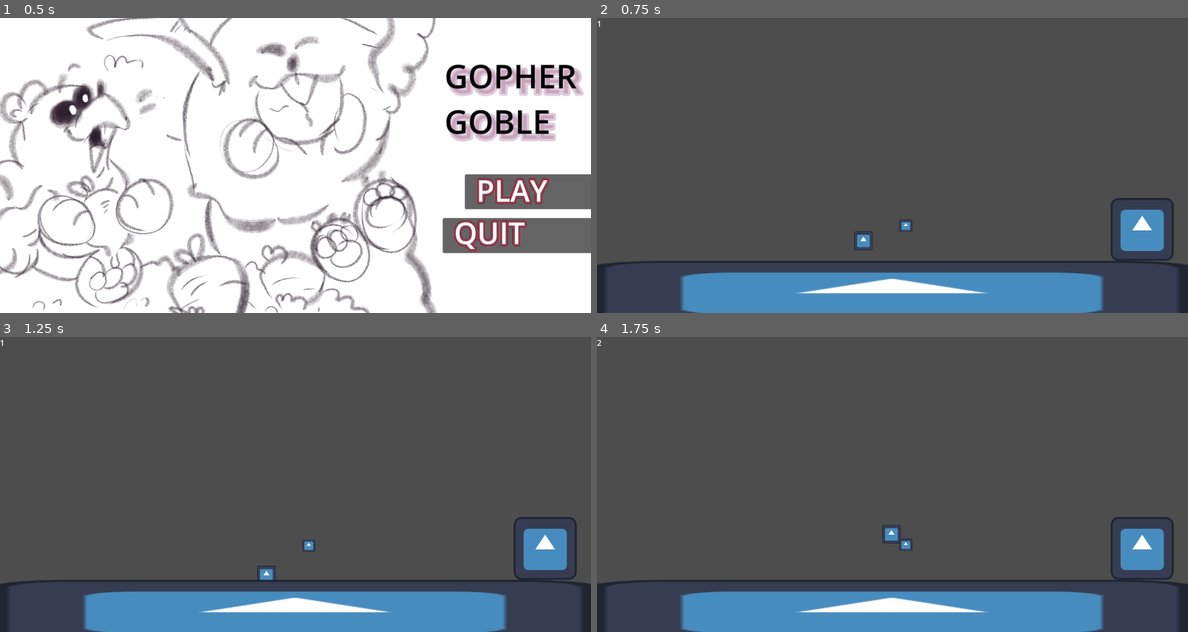
Above: before the commit, frames 1-4 (two rows, left to right).
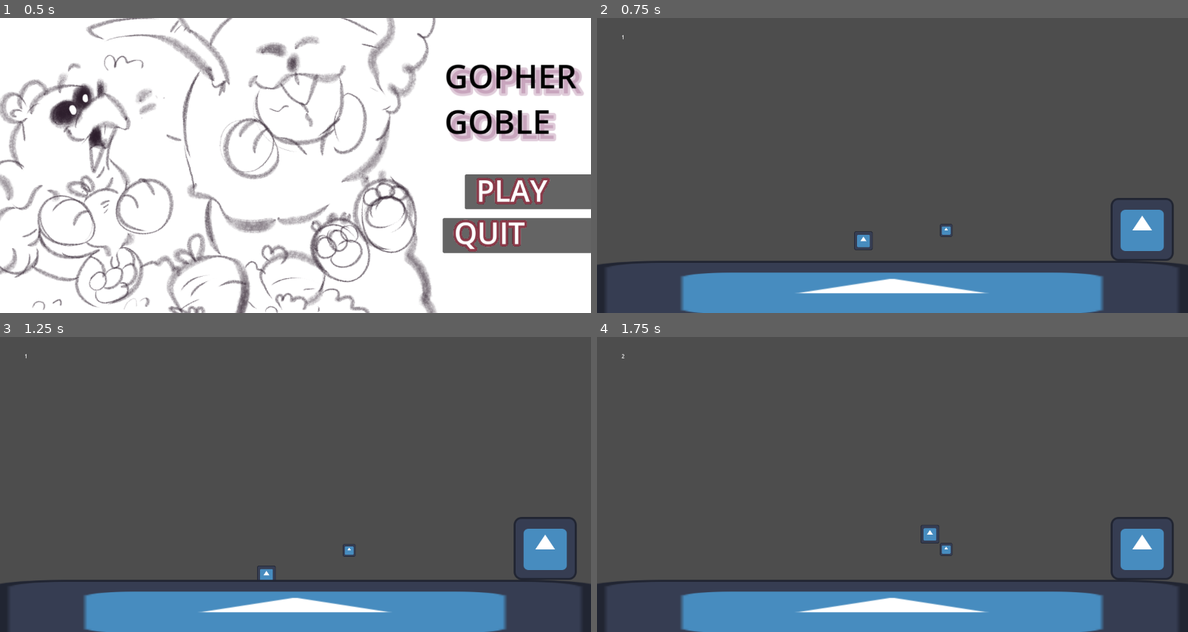
Above: after the commit, the same moments.

Repository: Kapioga/Gopher-Goble
Game: Godot game, scene res://Scenes/start_screen.tscn
Two runs of this game, one before a commit and one after it. Both use one fixed random seed, a clock stepped at 60 frames per second and the inputs below. The engine's default icon, where the game draws it, is replaced by a stand-in: a white triangle on a blue panel in a dark square.
Inputs (mouse positions are in pixels of both pictures, inside the frame that each line leads up to):
- Up to frame 1 (0.5 s): no input
- Up to frame 2 (0.75 s): click "PLAY" at 0.5 s
- Up to frame 3 (1.25 s): no input
- Up to frame 4 (1.75 s): tap Enter (ui_accept) at 1.25, 1.52 s; move the mouse to (1022, 469) at 1.27 s; hold Right (Right) from 1.28 s (still down)

Frame 1 is identical in both runs. In frame 2, 0.1% of the frame differs, in the area x 0-61%, y 1-75%; in frame 3, 0.1%; in frame 4, 0.4%.

Commit message:
Fixed Animation Veggie issue

Diff:
--- a/Scenes/Game_Main.tscn
+++ b/Scenes/Game_Main.tscn
@@ -19,23 +19,28 @@
 [node name="Platform" parent="." instance=ExtResource("3_rcexr")]
 position = Vector2(599, 558)
 
+[node name="Gopher" parent="." instance=ExtResource("4_nnyj8")]
+position = Vector2(1107, 430)
+
+[node name="TempBorders" parent="." instance=ExtResource("5_prq3j")]
+visible = false
+
+[node name="ScoreLabel" type="Label" parent="."]
+offset_right = 107.0
+offset_bottom = 78.0
+size_flags_horizontal = 4
+theme_override_font_sizes/font_size = 10
+horizontal_alignment = 1
+vertical_alignment = 1
+
 [node name="Veggie" parent="." instance=ExtResource("3_1isrd")]
-position = Vector2(627, 429)
+position = Vector2(709, 438)
 
 [node name="ScoreDetect" type="Area2D" parent="Veggie"]
+position = Vector2(0, 1)
 
 [node name="CollisionShape2D" type="CollisionShape2D" parent="Veggie/ScoreDetect"]
 position = Vector2(-1, -6)
 shape = SubResource("RectangleShape2D_4jxgm")
 
-[node name="Gopher" parent="." instance=ExtResource("4_nnyj8")]
-position = Vector2(1107, 430)
-
-[node name="TempBorders" parent="." instance=ExtResource("5_prq3j")]
-
-[node name="ScoreLabel" type="Label" parent="."]
-offset_right = 186.0
-offset_bottom = 67.0
-size_flags_horizontal = 4
-
 [connection signal="area_entered" from="Veggie/ScoreDetect" to="." method="_on_score_detect_area_entered"]
--- a/Scenes/Vegetable.tscn
+++ b/Scenes/Vegetable.tscn
@@ -8,22 +8,6 @@
 
 [sub_resource type="RectangleShape2D" id="RectangleShape2D_wvhoe"]
 size = Vector2(21, 33)
-
-[sub_resource type="Animation" id="Animation_b20yg"]
-resource_name = "VeggieWiggle"
-loop_mode = 1
-tracks/0/type = "value"
-tracks/0/imported = false
-tracks/0/enabled = true
-tracks/0/path = NodePath("Sprite2D:position")
-tracks/0/interp = 1
-tracks/0/loop_wrap = true
-tracks/0/keys = {
-"times": PackedFloat32Array(0, 0.5, 1),
-"transitions": PackedFloat32Array(1, 1, 1),
-"update": 0,
-"values": [Vector2(0, -8.05142), Vector2(0, -3), Vector2(0, -8.05142)]
-}
 
 [sub_resource type="Animation" id="Animation_lblct"]
 length = 0.001
@@ -40,13 +24,29 @@
 "values": [Vector2(0, -8.05142)]
 }
 
+[sub_resource type="Animation" id="Animation_b20yg"]
+resource_name = "VeggieWiggle"
+loop_mode = 1
+tracks/0/type = "value"
+tracks/0/imported = false
+tracks/0/enabled = true
+tracks/0/path = NodePath("Sprite2D:position")
+tracks/0/interp = 1
+tracks/0/loop_wrap = true
+tracks/0/keys = {
+"times": PackedFloat32Array(0, 0.5, 1),
+"transitions": PackedFloat32Array(1, 1, 1),
+"update": 0,
+"values": [Vector2(0, -8.05142), Vector2(0, -2), Vector2(0, -8.05142)]
+}
+
 [sub_resource type="AnimationLibrary" id="AnimationLibrary_oxv4h"]
 _data = {
 "RESET": SubResource("Animation_lblct"),
 "VeggieWiggle": SubResource("Animation_b20yg")
 }
 
-[node name="Veggie" type="AnimatableBody2D"]
+[node name="Veggie" type="StaticBody2D"]
 position = Vector2(0, -5)
 script = ExtResource("1_g6nu7")
 
--- a/Scripts/Game_Main.gd
+++ b/Scripts/Game_Main.gd
@@ -1,11 +1,14 @@
 extends Node2D
 
+@onready var veggie = $Veggie
+@onready var player = $Player
 @onready var label = $ScoreLabel
+
 var score: int = 0
 
 
 func _ready():
-	pass
+	leavepan()
 
 func _process(delta):
 	pass
